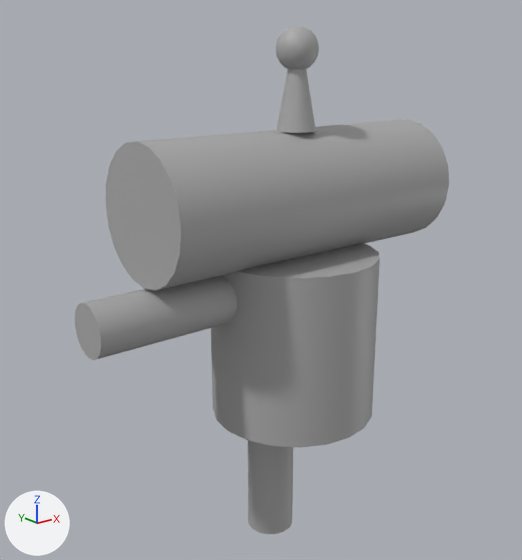
The FBX model Assets/Meshes/M_RM_Chara_001.fbx: old version first, new version second.
Both versions are drawn from a 50 mm camera at (-0.932, -1.058, 1.005) aimed at (-0.055, 0.039, 0.566). Arrows for +X, +Y and +Z are at lower left; the lights stay in place. Where no turn or scale is listed for an object, it has been applied to the vertices.
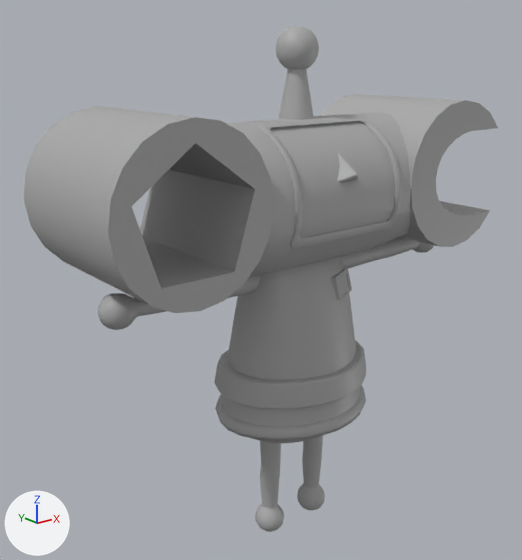
What differs and where, as boxes [x1, y1, x2, y2] in the pictures (522 x 560 px):
'polySurface6', reshaped (27% wider): before [75, 26, 449, 534]; after [24, 26, 498, 532]
part 1 of me_mesh, rebuilt: before [106, 119, 449, 290]; after [226, 112, 411, 277]
part 2 of me_mesh, rebuilt (35% narrower): before [248, 440, 293, 534]; after [255, 441, 284, 532]
part 3 of me_mesh, rebuilt (10% narrower, 9% shorter): before [211, 243, 380, 448]; after [214, 257, 366, 444]
part 4 of me_mesh, added: after [340, 237, 434, 269]
part 5 of me_mesh, added: after [98, 276, 260, 330]
part 6 of me_mesh, added: after [297, 435, 325, 511]
part 7 of me_mesh, added: after [320, 94, 498, 247]
part 8 of me_mesh, added: after [24, 106, 274, 313]
part 9 of me_mesh, added: after [331, 268, 352, 300]
part 10 of me_mesh, added: after [338, 152, 358, 183]
part 11 of me_mesh, deleted: before [75, 275, 237, 360]

The edits, one by one:
me_mesh is used by ob_polysurface6; location (0.0, 0.0, 0.0).
me_mesh had 389 vertices, 440 faces and spanned x -0.446..0.343, y -0.171..0.171, z 0.001..1.054.
me_mesh now has 2560 vertices, 2610 faces and spans x -0.483..0.433, y -0.165..0.154, z 0.0..1.054.
me_mesh part 1: the loose piece of 42 vertices spanning x -0.334..0.343, y -0.108..0.149, z 0.61..0.867 is rebuilt with 458 vertices and now spans x -0.251..0.257, y -0.158..0.15, z 0.602..0.889.
me_mesh part 2: the loose piece of 42 vertices spanning x -0.093..0.007, y -0.029..0.07, z 0.001..0.304 is rebuilt with 260 vertices and now spans x -0.093..-0.03, y -0.033..0.033, z 0.0..0.305.
me_mesh part 3: the loose piece of 42 vertices spanning x -0.171..0.171, y -0.171..0.171, z 0.28..0.622 is rebuilt with 653 vertices and now spans x -0.176..0.176, y -0.143..0.132, z 0.225..0.649.
me_mesh part 4: a new loose piece of 260 vertices spanning x 0.065..0.431, y -0.032..0.032, z 0.555..0.62, in mat_standardsurface1 (grey #aaaaaa).
me_mesh part 5: a new loose piece of 260 vertices spanning x -0.431..-0.065, y -0.032..0.032, z 0.555..0.62, in mat_standardsurface1 (grey #aaaaaa).
me_mesh part 6: a new loose piece of 260 vertices spanning x 0.03..0.093, y -0.033..0.033, z 0.0..0.305, in mat_standardsurface1 (grey #aaaaaa).
me_mesh part 7: a new loose piece of 64 vertices spanning x 0.161..0.433, y -0.154..0.154, z 0.616..0.917, in mat_standardsurface1 (grey #aaaaaa).
me_mesh part 8: a new loose piece of 50 vertices spanning x -0.483..-0.183, y -0.154..0.154, z 0.616..0.917, in mat_standardsurface1 (grey #aaaaaa).
me_mesh part 9: a new loose piece of 48 vertices spanning x 0.026..0.098, y -0.099..-0.051, z 0.539..0.587, in mat_standardsurface1 (grey #aaaaaa).
me_mesh part 10: a new loose piece of 26 vertices spanning x -0.026..0.026, y -0.165..-0.113, z 0.786..0.839, in mat_standardsurface1 (grey #aaaaaa).
Part 11, on me_mesh:
42 vertices are removed from x -0.446..-0.144, y -0.029..0.07, z 0.506..0.606.
60 faces are deleted.
